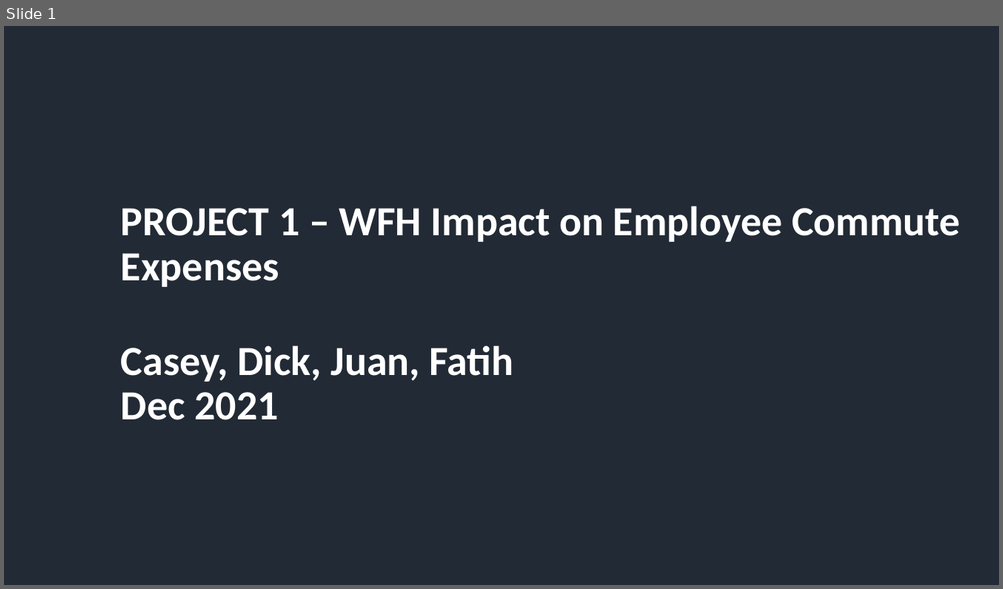
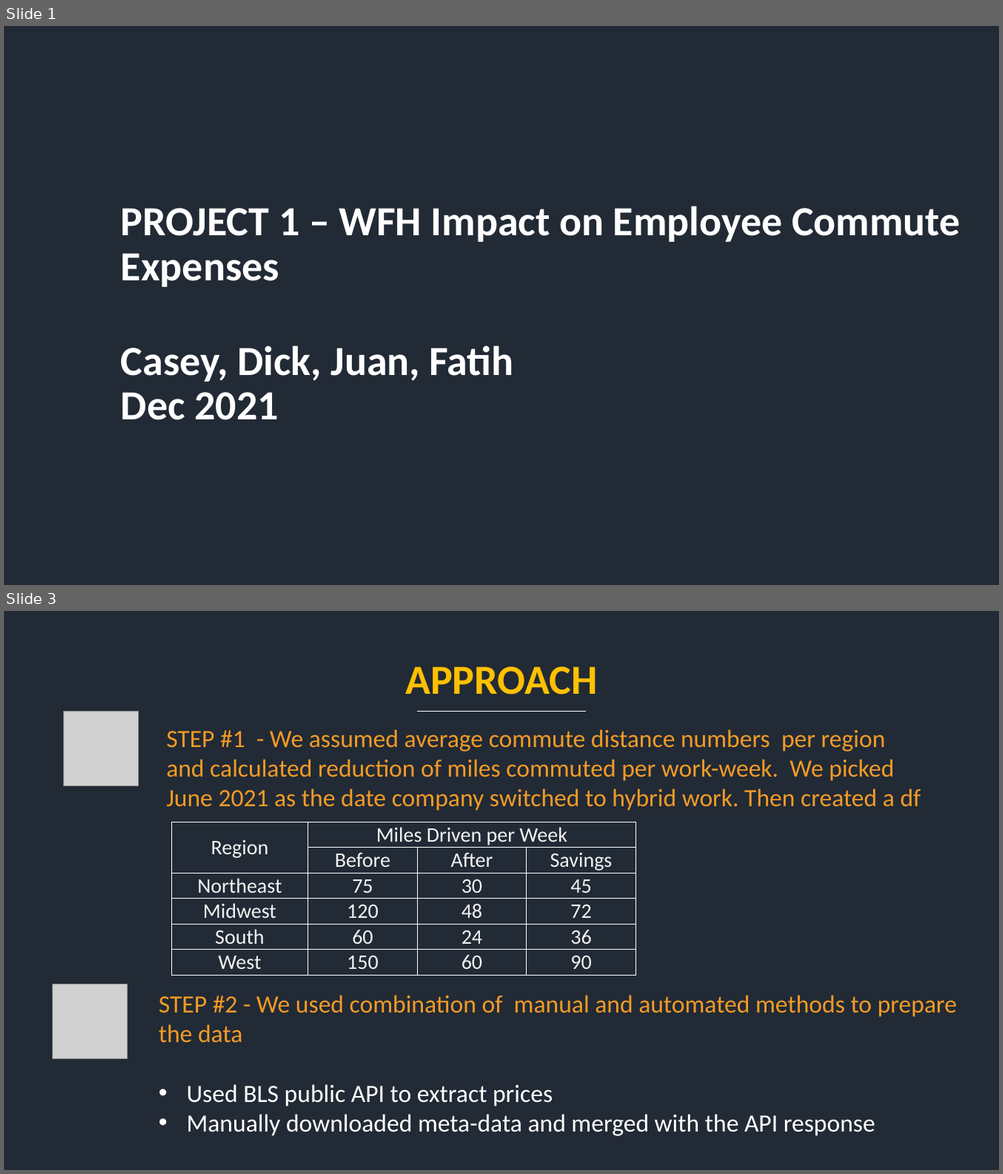
Before and after one commit to thayercasey/project_1, a slide deck: Wfh_Impact_on_Commute_Costs.pptx. Shown one above the other, each under a label of ours: slide 1 before the commit, slides 1 and 3 after it; the slides between them are not shown. The pictures are 1003x589 and 1003x1174 pixels, drawn with LibreOffice and Linux fonts; fonts in the diff are those of the drawing; grey boxes stand for pictures. Boxes give left, top, right and bottom in pixels: in the first picture for what was removed or moved away, otherwise in the second. Text is boxed around its words. In the diff, an @@ line names an element or a change of style, - is before the commit and + after.

```diff
--- a/Wfh_Impact_on_Commute_Costs.pptx
+++ b/Wfh_Impact_on_Commute_Costs.pptx
@@ slide 3 added at [4, 611, 999, 1170], background #222A34 @@
@@ text added at [405, 667, 597, 695], 40 pt, text #FFC000, bold @@
+APPROACH
@@ picture added at [64, 712, 138, 786] @@
@@ line added from (418, 712) to (586, 712), #FFFFFF 1 pt @@
@@ text added at [166, 729, 921, 811], 24 pt, text #F29B26 @@
+STEP #1 - We assumed average commute distance numbers per region and calculated reduction of miles commuted per work-week. We picked June 2021 as the date company switched to hybrid work. Then created a df
@@ table added at [171, 822, 634, 975], 6 rows, 4 columns @@
+Region | Miles Driven per Week |  | 
+ | Before | After | Savings
+Northeast | 75 | 30 | 45
+Midwest | 120 | 48 | 72
+South | 60 | 24 | 36
+West | 150 | 60 | 90
@@ picture added at [53, 985, 127, 1059] @@
@@ text added at [159, 995, 956, 1136], 24 pt, text #FFFFFF @@
+STEP #2 - We used combination of manual and automated methods to prepare the data
+• Used BLS public API to extract prices
+• Manually downloaded meta-data and merged with the API response
```
Also in this commit, not shown: 1 slide changed, 7 other slides added, 4 slides removed, 1 other file.
